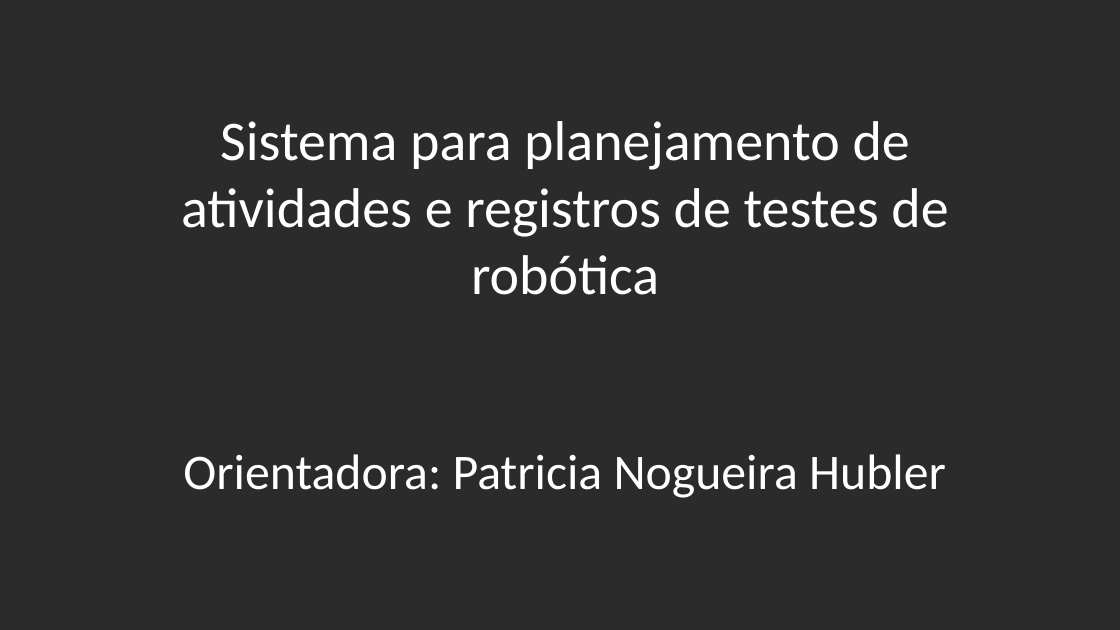
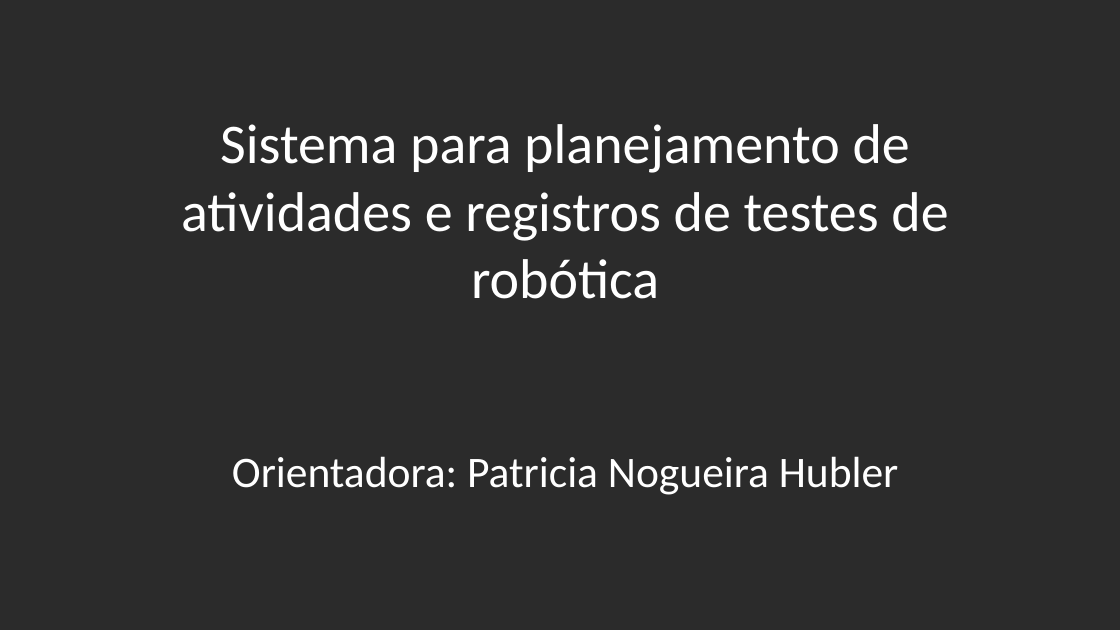
Before and after one commit to leoalopes/tccCodeIgniter, a slide deck: slide 1 of SeminarioAndamento.pptx. Drawn at 1120x630 pixels with LibreOffice and Linux fonts; fonts in the diff are those of the drawing; background and template pictures are left out; a plain dark background stands for a picture behind light text. Boxes give left, top, right and bottom in pixels: in the first picture for what was removed or moved away, otherwise in the second. Text is boxed around its words. In the diff, an @@ line names an element or a change of style, - is before the commit and + after.

```diff
--- a/SeminarioAndamento.pptx
+++ b/SeminarioAndamento.pptx
@@ title "Sistema para planejamento de atividades ..." at [181, 124, 948, 495]: size 32 to 28 pt in "Orientadora: Patricia Nogueira Hubler" @@
```
Also in this commit, not shown: 3 other slides changed, 4 other files.
